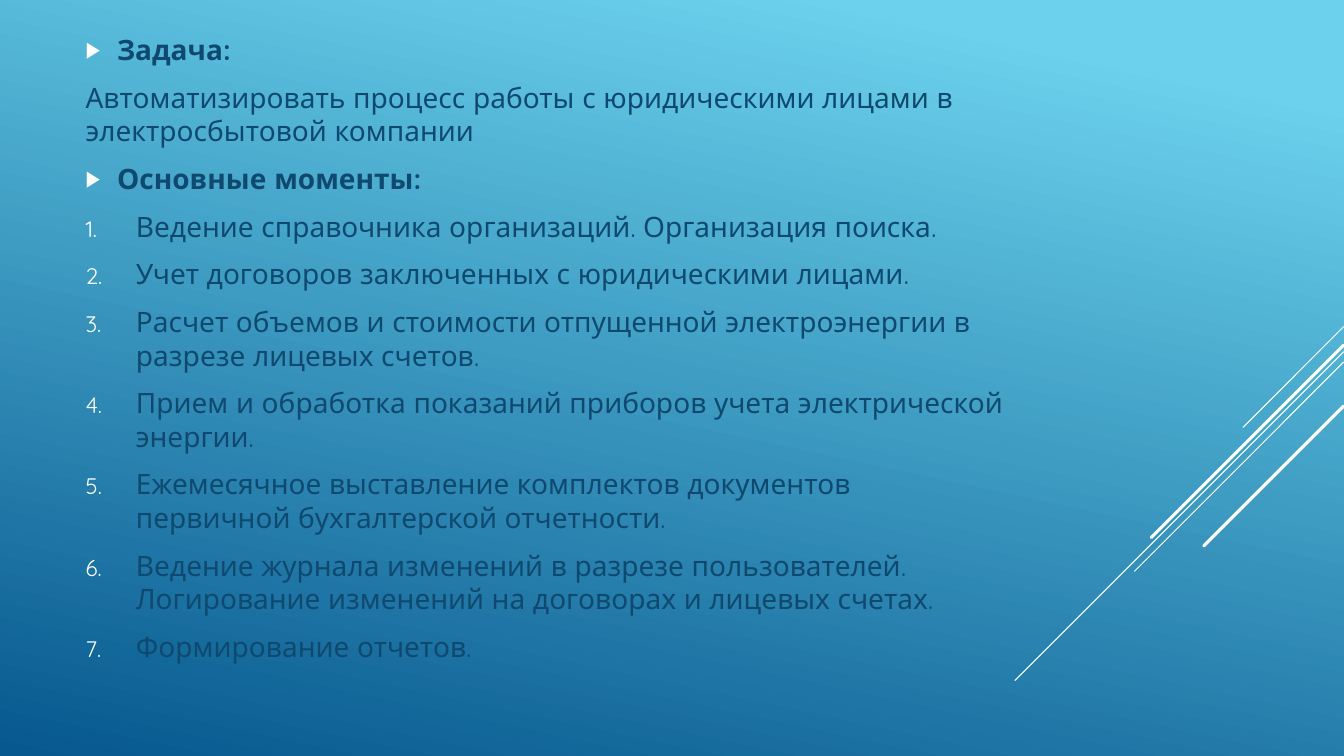
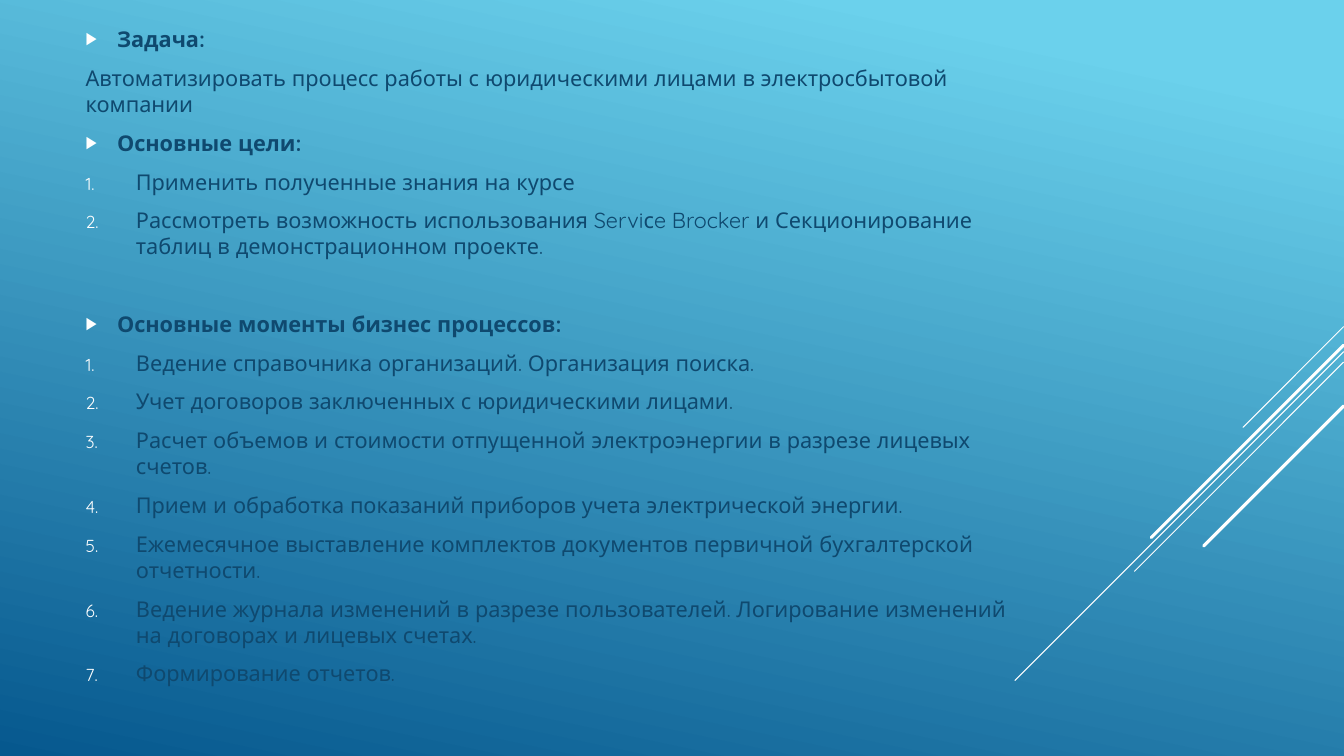
Before and after one commit to Pshikov-Igor/otus-mssql-2021-03-PshikovIE, a slide deck: slide 2 of MyProject/Презентация моего проекта Sbyt (PshikovIE).pptx. Drawn at 1344x756 pixels with LibreOffice and Linux fonts; fonts in the diff are those of the drawing. Boxes give left, top, right and bottom in pixels: in the first picture for what was removed or moved away, otherwise in the second. Text is boxed around its words. In the diff, an @@ line names an element or a change of style, - is before the commit and + after.

Commit message:
Доработан проект

```diff
--- a/MyProject/Презентация моего проекта Sbyt (PshikovIE).pptx
+++ b/MyProject/Презентация моего проекта Sbyt (PshikovIE).pptx
@@ text at (x1=86, y1=69, x2=1006, y2=647): size 20 to 15.5 pt in "Задача:", "Автоматизировать процесс работы с юридическими лицами в ...", "Ведение справочника организаций. Организация поиска.", "Учет договоров заключенных с юридическими лицами." and 5 more places @@
@@ text at (x1=117, y1=135, x2=972, y2=337): text changed; size 20 to 15.5 pt; bold off @@
-▶ Основные моменты:
+▶ Основные цели:
+1. Применить полученные знания на курсе
+2. Рассмотреть возможность использования Serviсe Brocker и Секционирование таблиц в демонстрационном проекте.
+▶ Основные моменты бизнес процессов:
```
Also in this commit, not shown: 1 other slide changed, 5 slides added, 4 other files.
